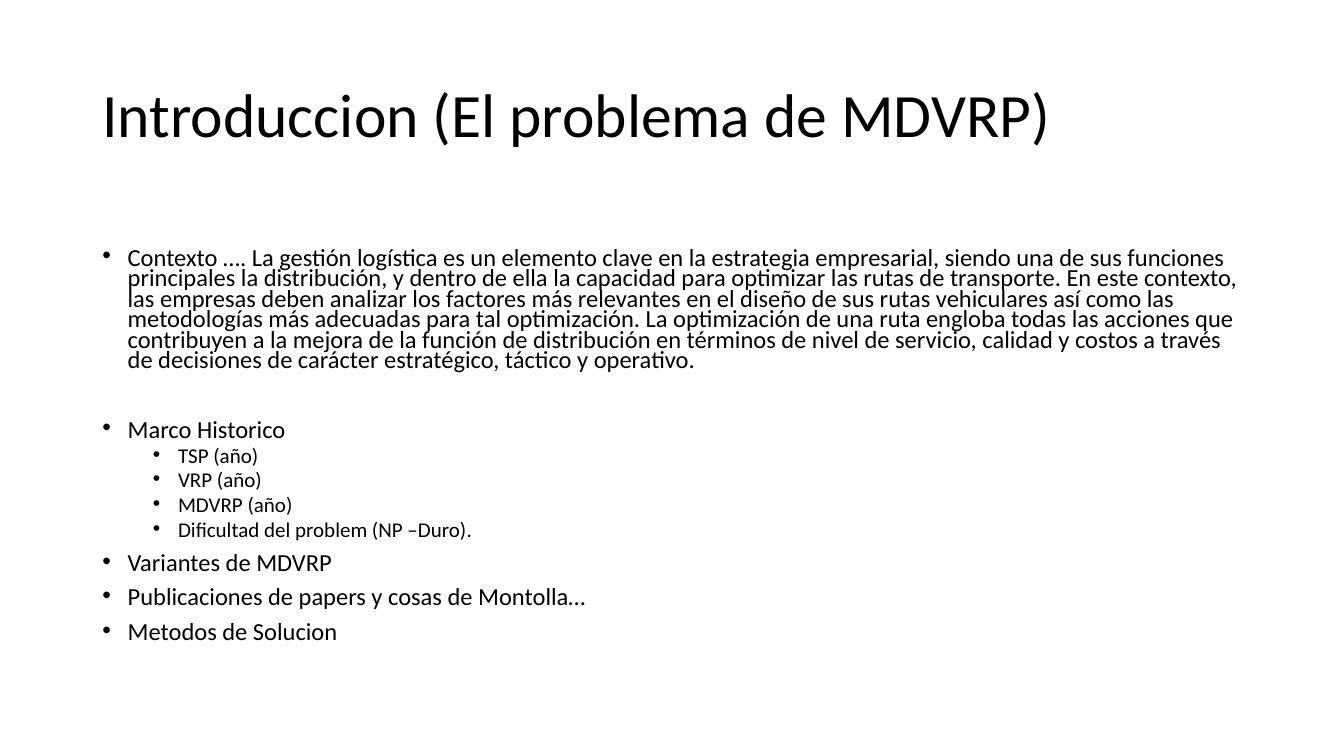
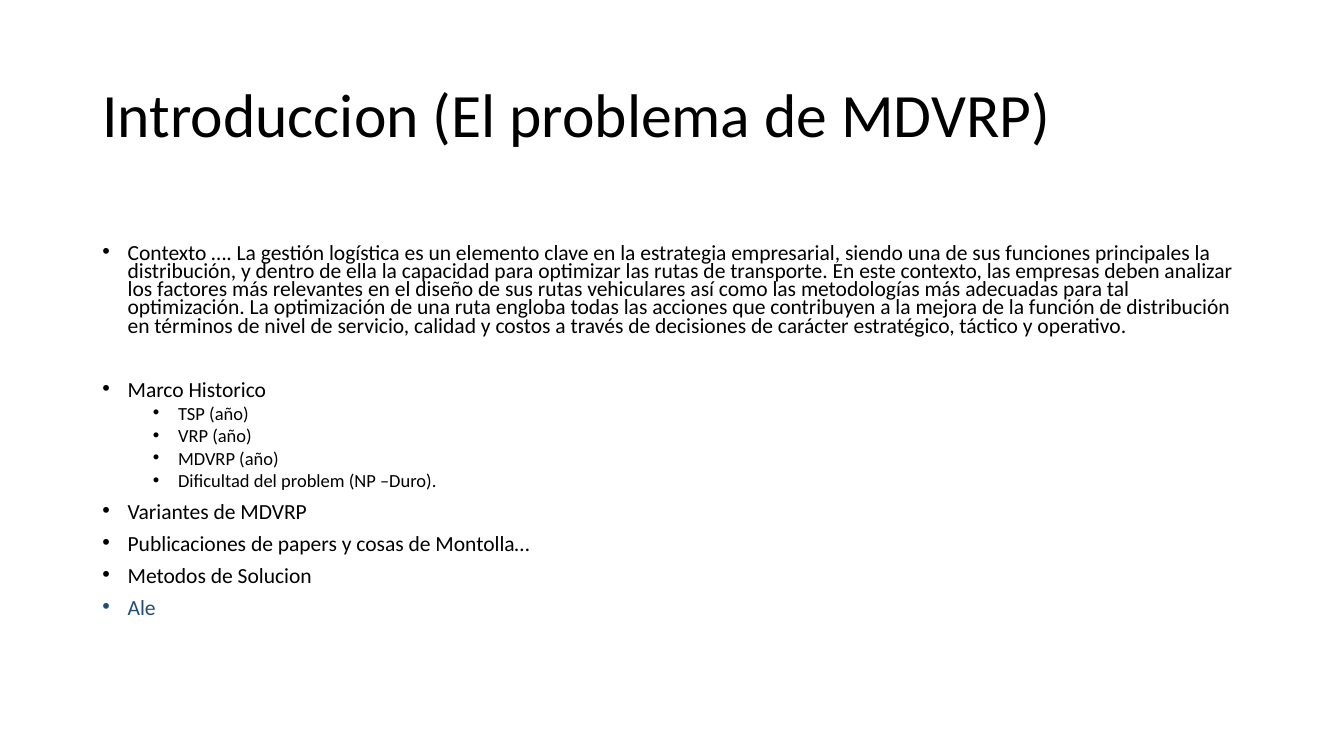
Before and after one commit to urubusale/proyvrp, a slide deck: slide 2 of Version/Documentación/MDVRP.pptx. Drawn at 1344x756 pixels with LibreOffice and Linux fonts; fonts in the diff are those of the drawing. Boxes give left, top, right and bottom in pixels: in the first picture for what was removed or moved away, otherwise in the second. Text is boxed around its words. In the diff, an @@ line names an element or a change of style, - is before the commit and + after.

```diff
--- a/Version/Documentación/MDVRP.pptx
+++ b/Version/Documentación/MDVRP.pptx
@@ text at box(128, 245, 1232, 583): size 17.5 to 15.4 pt; size 15 to 13.2 pt in "TSP (año)", "VRP (año)", "MDVRP (año)", "Dificultad del problem (NP –Duro)." @@
@@ text at box(128, 600, 156, 615): paragraph added @@
+  • Ale
```
Also in this commit, not shown: 12 other slides changed, 6 slides added.
